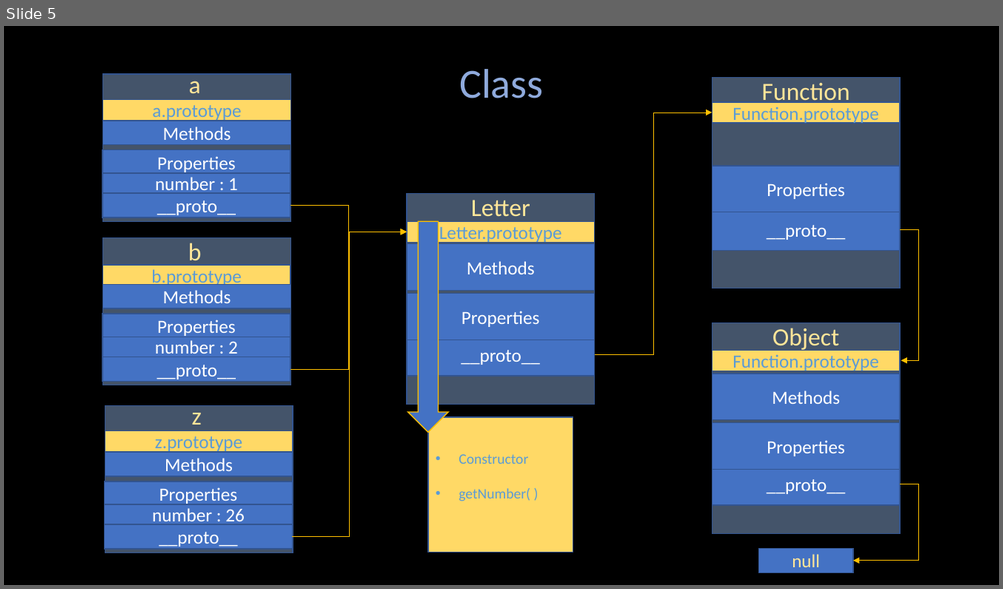
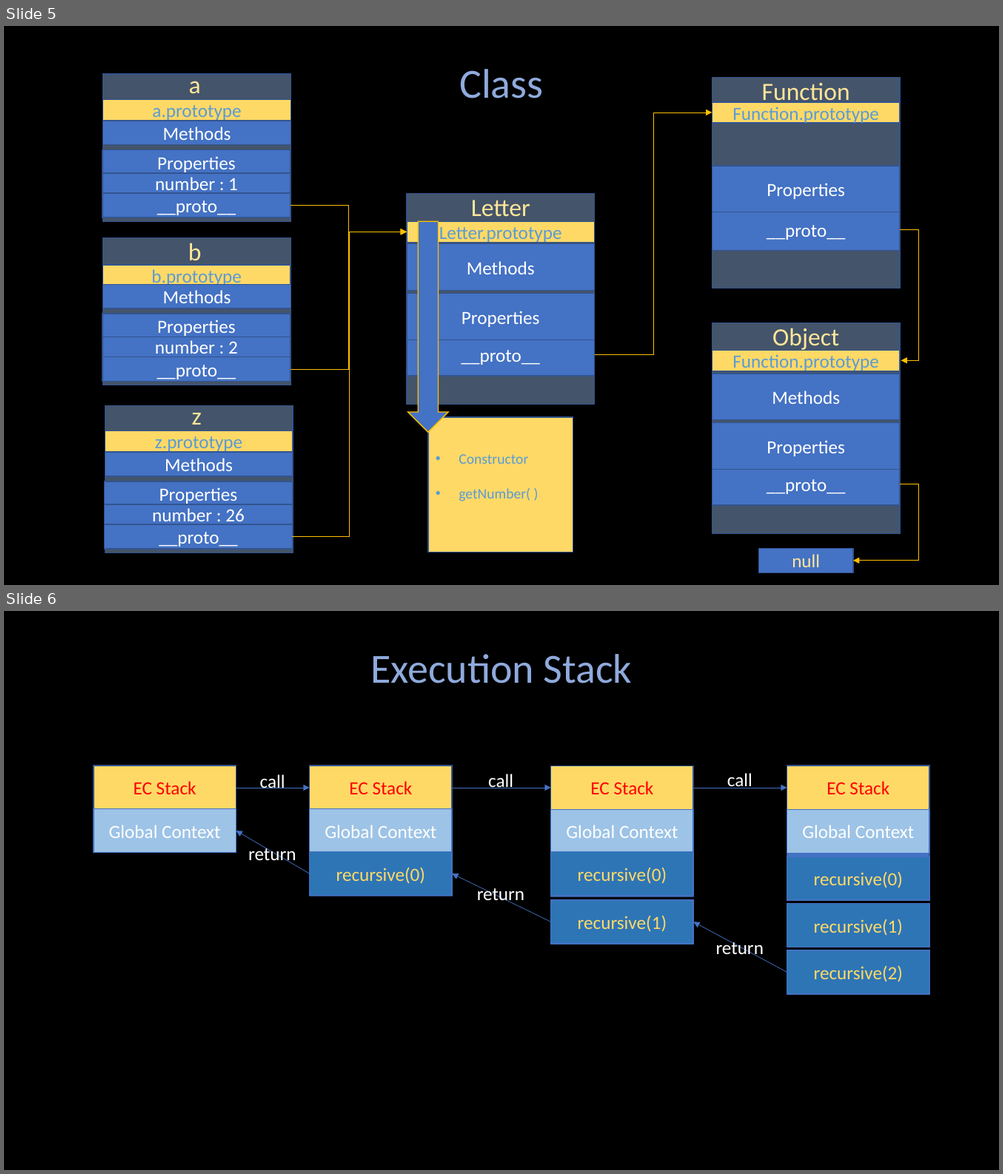
Before and after one commit to a4org/Webinar, a slide deck: 2021-12-03/Sources/JSCore.pptx. Shown one above the other, each under a label of ours: slide 5 before the commit, slides 5 and 6 after it. The pictures are 1003x589 and 1003x1174 pixels, drawn with LibreOffice and Linux fonts; fonts in the diff are those of the drawing. Boxes give left, top, right and bottom in pixels: in the first picture for what was removed or moved away, otherwise in the second. Text is boxed around its words. In the diff, an @@ line names an element or a change of style, - is before the commit and + after.

```diff
--- a/2021-12-03/Sources/JSCore.pptx
+++ b/2021-12-03/Sources/JSCore.pptx
@@ slide 6 added at [4, 611, 999, 1170], background #000000 @@
@@ text added at [370, 654, 632, 684], 40 pt, text #8FAADC @@
+Execution Stack
@@ rectangle added at [94, 766, 236, 853], fill #4472C4, outline #325491 1 pt @@
@@ rectangle added at [309, 766, 452, 897], fill #4472C4, outline #325491 1 pt @@
@@ rectangle added at [787, 766, 929, 897], fill #4472C4, outline #325491 1 pt @@
@@ rectangle added at [94, 766, 236, 810], fill #FFD966, outline #325491 1 pt, 18 pt, text #FF0000 @@
+EC Stack
@@ arrow added from (236, 788) to (309, 788), #4472C4 0.5 pt @@
@@ text added at [260, 775, 285, 789], 18 pt, text #FFFFFF @@
+call
@@ rectangle added at [309, 766, 452, 810], fill #FFD966, outline #325491 1 pt, 18 pt, text #FF0000 @@
+EC Stack
@@ arrow added from (452, 788) to (551, 788), #4472C4 0.5 pt @@
@@ text added at [488, 774, 513, 789], 18 pt, text #FFFFFF @@
+call
@@ rectangle added at [551, 766, 694, 897], fill #4472C4, outline #325491 1 pt @@
@@ rectangle added at [551, 766, 694, 810], fill #FFD966, outline #325491 1 pt, 18 pt, text #FF0000 @@
+EC Stack
@@ arrow added from (694, 788) to (787, 788), #4472C4 0.5 pt @@
@@ text added at [727, 773, 752, 789], 18 pt, text #FFFFFF @@
+call
@@ rectangle added at [787, 766, 929, 810], fill #FFD966, outline #325491 1 pt, 18 pt, text #FF0000 @@
+EC Stack
@@ rectangle added at [94, 809, 236, 853], fill #9DC3E6, outline #4472C4 1 pt, 18 pt, text #FFFFFF @@
+Global Context
@@ rectangle added at [309, 809, 452, 853], fill #9DC3E6, outline #4472C4 1 pt, 18 pt, text #FFFFFF @@
+Global Context
@@ rectangle added at [551, 809, 694, 854], fill #9DC3E6, outline #4472C4 1 pt, 18 pt, text #FFFFFF @@
+Global Context
@@ rectangle added at [787, 809, 929, 854], fill #9DC3E6, outline #4472C4 1 pt, 18 pt, text #FFFFFF @@
+Global Context
@@ arrow added from (309, 874) to (236, 831), #4472C4 0.5 pt @@
@@ text added at [248, 845, 296, 865], 18 pt, text #FFFFFF @@
+return
@@ rectangle added at [309, 852, 452, 896], fill #2E75B6, outline #4472C4 1 pt, 18 pt, text #FFD966 @@
+recursive(0)
@@ rectangle added at [551, 852, 694, 896], fill #2E75B6, outline #4472C4 1 pt, 18 pt, text #FFD966 @@
+recursive(0)
@@ arrow added from (551, 922) to (452, 874), #4472C4 0.5 pt @@
@@ rectangle added at [787, 857, 929, 900], fill #2E75B6, outline #4472C4 1 pt, 18 pt, text #FFD966 @@
+recursive(0)
@@ text added at [477, 886, 524, 906], 18 pt, text #FFFFFF @@
+return
@@ rectangle added at [551, 900, 694, 945], fill #2E75B6, outline #4472C4 1 pt, 18 pt, text #FFD966 @@
+recursive(1)
@@ rectangle added at [787, 903, 929, 948], fill #2E75B6, outline #4472C4 1 pt, 18 pt, text #FFD966 @@
+recursive(1)
@@ arrow added from (787, 973) to (694, 922), #4472C4 0.5 pt @@
@@ text added at [716, 939, 763, 959], 18 pt, text #FFFFFF @@
+return
@@ rectangle added at [787, 951, 929, 994], fill #2E75B6, outline #4472C4 1 pt, 18 pt, text #FFD966 @@
+recursive(2)
```
Also in this commit, not shown: 1 other slide added, 6 other files.
